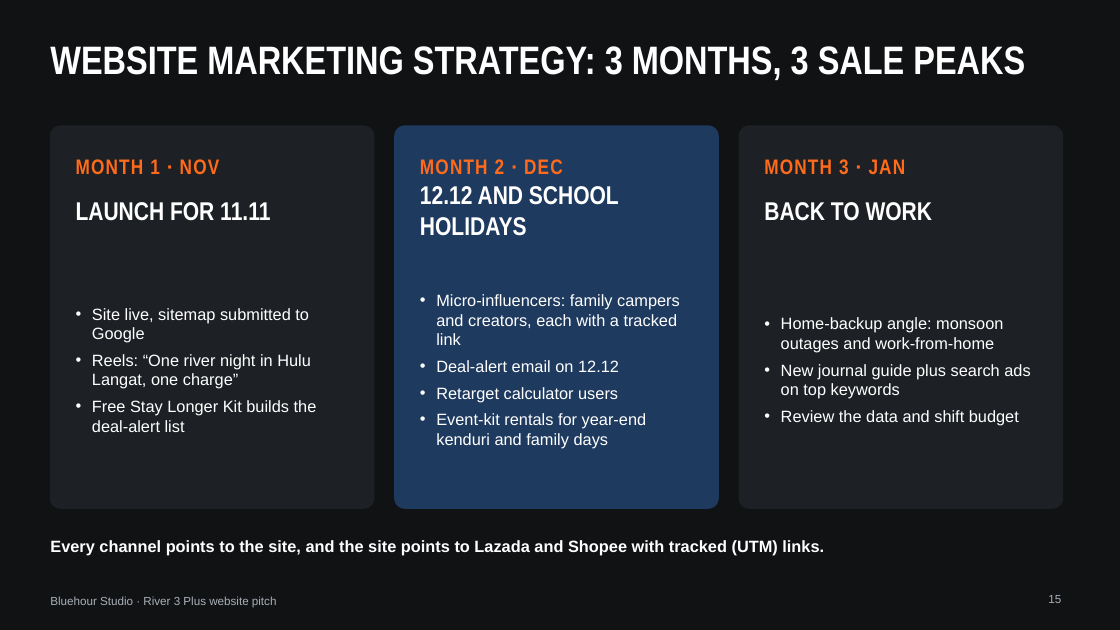
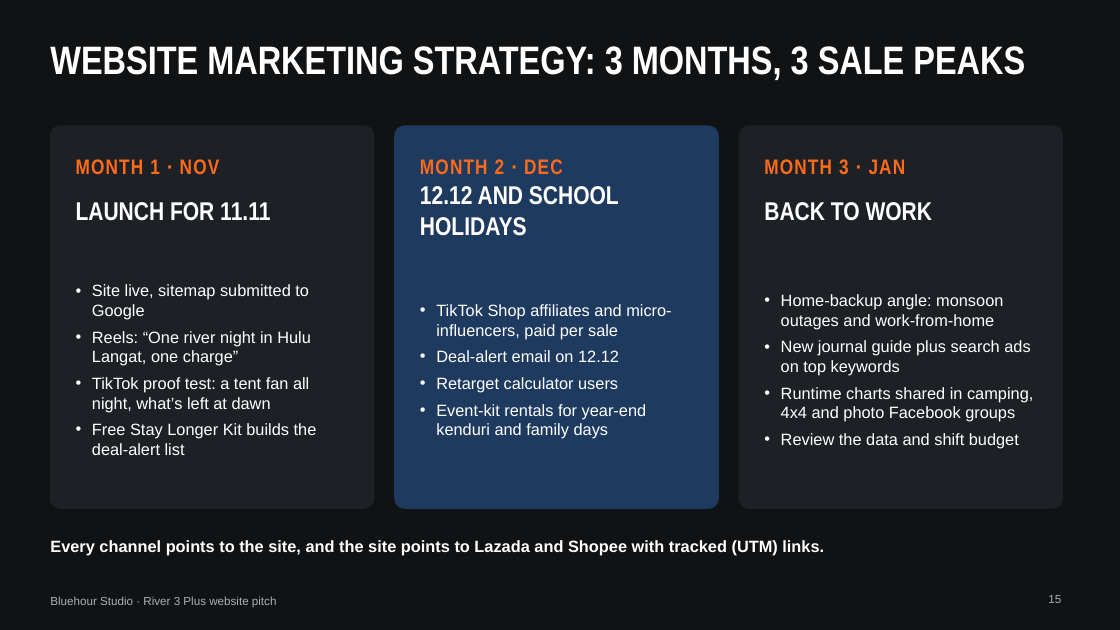
Before and after one commit to thecpinsiders/CS2024-Project-Website, a slide deck: slide 15 of Bluehour-Pitch-Deck.pptx. Drawn at 1120x630 pixels with LibreOffice and Linux fonts; fonts in the diff are those of the drawing. Boxes give left, top, right and bottom in pixels: in the first picture for what was removed or moved away, otherwise in the second. Text is boxed around its words. In the diff, an @@ line names an element or a change of style, - is before the commit and + after.

```diff
--- a/Bluehour-Pitch-Deck.pptx
+++ b/Bluehour-Pitch-Deck.pptx
@@ text at [436,304,671,339]: text changed @@
-• Micro-influencers: family campers and creators, each with a tracked link
+• TikTok Shop affiliates and micro-influencers, paid per sale
@@ text at [92,377,309,412]: paragraph added @@
+• TikTok proof test: a tent fan all night, what’s left at dawn
@@ text at [781,387,1033,422]: paragraph added @@
+• Runtime charts shared in camping, 4x4 and photo Facebook groups
```
Also in this commit, not shown: 5 other slides changed, 2 slides added, 19 other files.
